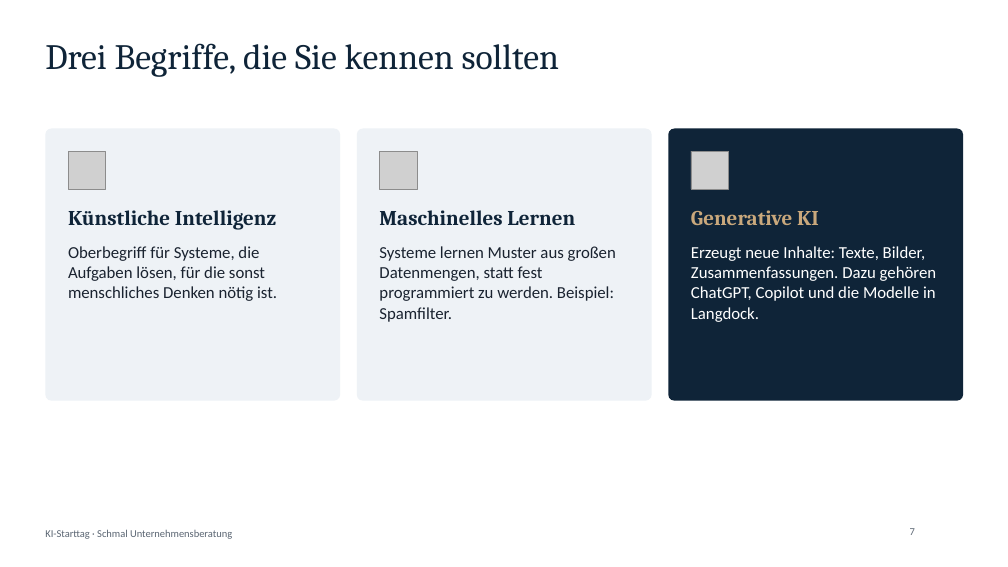
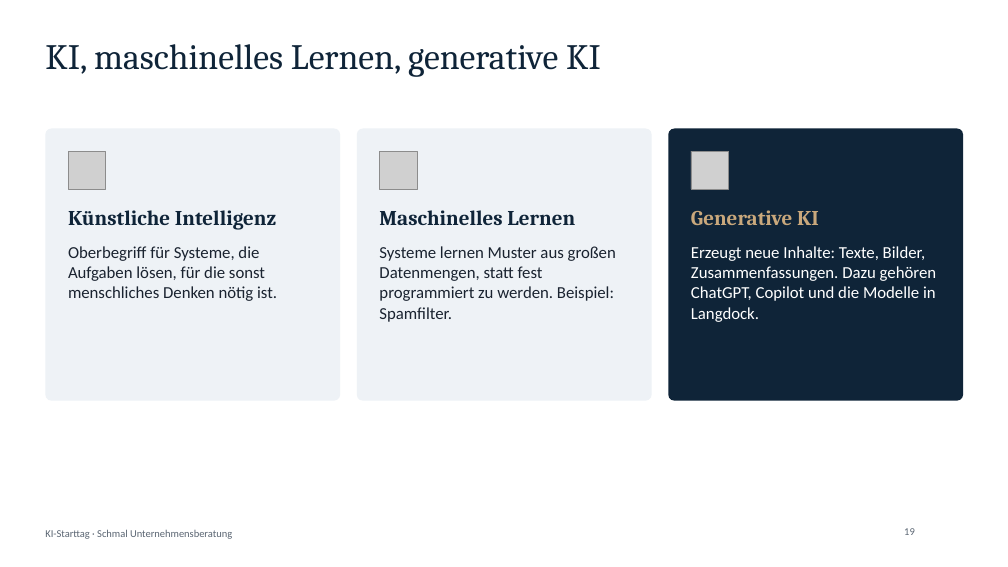
Before and after one commit to ESUnternehmensberatung/schmal-unternehmensberatung-website, a slide deck: slide 19 of starttag/KI-Starttag-Praesentation.pptx (slide 7 before the commit). Drawn at 1008x567 pixels with LibreOffice and Linux fonts; fonts in the diff are those of the drawing; grey boxes stand for pictures; background and template pictures are left out. Boxes give left, top, right and bottom in pixels: in the first picture for what was removed or moved away, otherwise in the second. Text is boxed around its words. In the diff, an @@ line names an element or a change of style, - is before the commit and + after.

```diff
--- a/starttag/KI-Starttag-Praesentation.pptx
+++ b/starttag/KI-Starttag-Praesentation.pptx
@@ title at (45, 44, 601, 77): text changed @@
-Drei Begriffe, die Sie kennen sollten
+KI, maschinelles Lernen, generative KI
@@ page number at (904, 528, 915, 535): text changed @@
-7
+19
```
Also in this commit, not shown: 12 other slides changed, 25 slides added, 4 other files.
